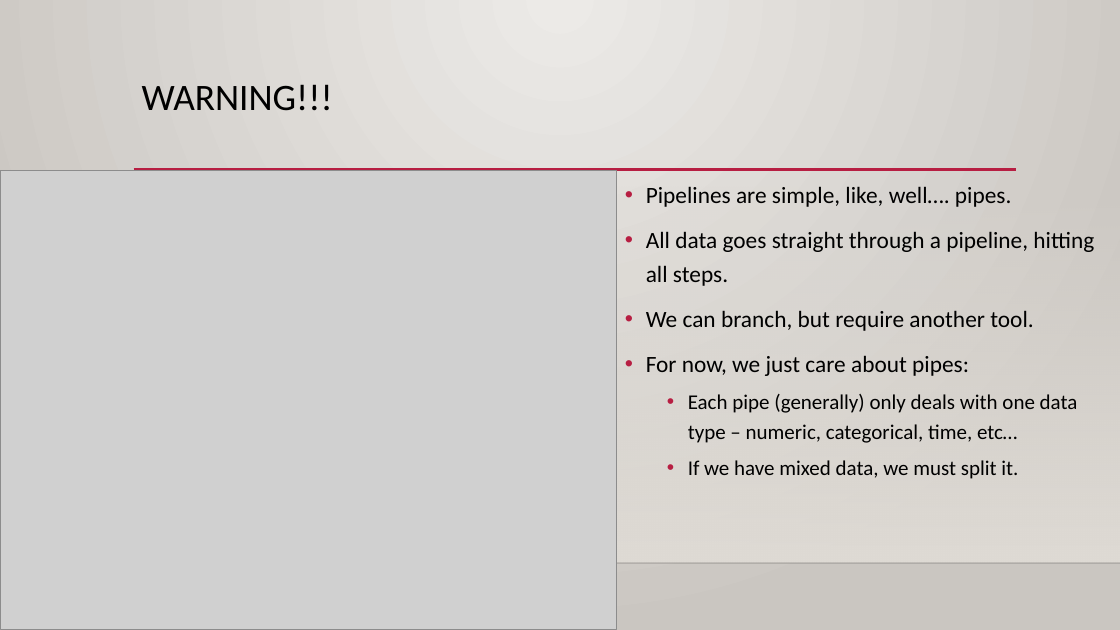
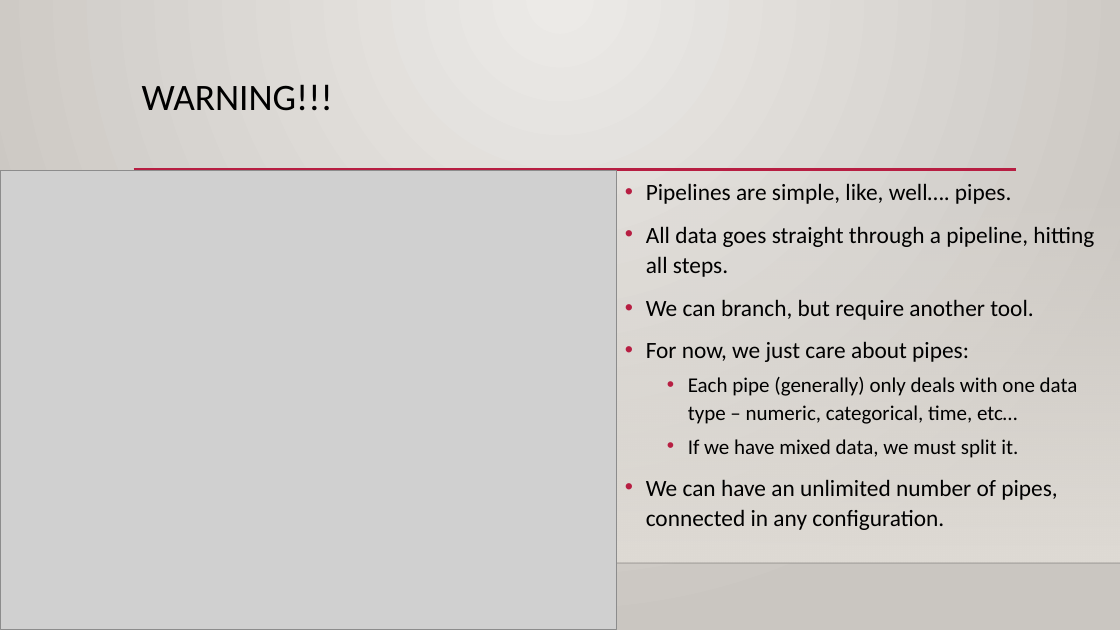
Before and after one commit to AkeemSemperDataScience/Programming_Basics_for_Machine_Learning_Students, a slide deck: slide 9 of reference_material/slides/028_pipelines.pptx (slide 7 before the commit). Drawn at 1120x630 pixels with LibreOffice and Linux fonts; fonts in the diff are those of the drawing; grey boxes stand for pictures; background and template pictures are left out. Boxes give left, top, right and bottom in pixels: in the first picture for what was removed or moved away, otherwise in the second. Text is boxed around its words. In the diff, an @@ line names an element or a change of style, - is before the commit and + after.

```diff
--- a/reference_material/slides/028_pipelines.pptx
+++ b/reference_material/slides/028_pipelines.pptx
@@ text at [646,183,1094,458]: line spacing 1.2 to 1.1 @@
@@ text at [646,479,1057,530]: paragraph added @@
+• We can have an unlimited number of pipes, connected in any configuration.
```
Also in this commit, not shown: 3 other slides changed, 3 slides added, 6 other files.
